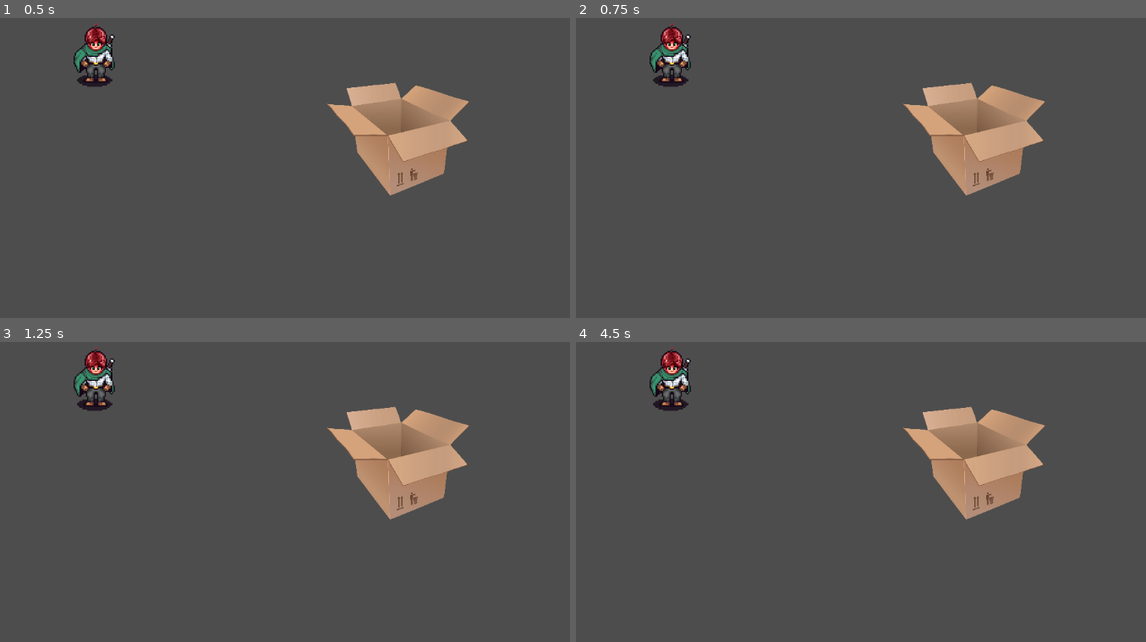
Above: before the commit, frames 1-4 (two rows, left to right).
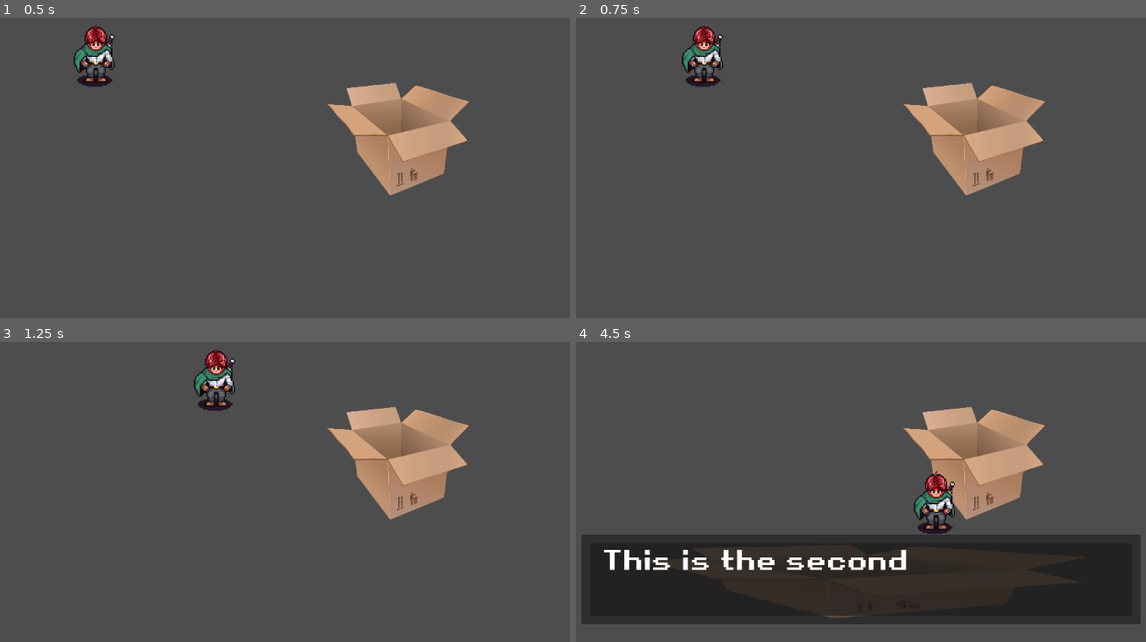
Above: after the commit, the same moments.

Repository: izburger/yldd
Game: Godot game, scene res://Scenes/testscene.tscn
Same seed, same stepped clock (60 frames per second), same inputs: the game is played once before the commit and once after it. The project has no main scene, so this scene is started directly.
Inputs (mouse positions are in pixels of both pictures, inside the frame that each line leads up to):
- Up to frame 1 (0.5 s): no input
- Up to frame 2 (0.75 s): tap Enter (ui_accept) at 0.5 s; move the mouse to (1009, 108) at 0.52 s; press the mouse at (1009, 108) at 0.53 s; hold D (right) from 0.53 s (still down)
- Up to frame 3 (1.25 s): keep holding D (right); tap Enter (ui_accept) at 0.77, 0.8, 1.07 s
- Up to frame 4 (4.5 s): move the mouse to (724, 471) at 1.27 s; release D (right) at 1.28 s; release the mouse at (724, 471) at 1.28 s; hold S (down) 1.28-2.03 s; tap Enter (ui_accept) at 1.35, 1.52, 1.82, 2.3, 3.02, 3.32, 3.5 s; click (724, 471) at 1.55 s; move the mouse to (929, 369) at 2.02 s; press the mouse at (929, 369) at 2.03 s; hold D (right) 2.03-2.78 s; move the mouse to (826, 528) at 2.77 s; release the mouse at (826, 528) at 2.78 s; hold W (up) 2.78-3.53 s; click (826, 528) at 2.85 s; move the mouse to (1066, 510) at 3.52 s; hold Enter (ui_accept) 3.53-4.28 s; hold A (left) from 3.53 s (still down); move the mouse to (655, 396) at 4.27 s; click (655, 396) at 4.35 s

Frame 1 is identical in both runs. In frame 2, 1.8% of the frame differs, in the area x 12-26%, y 1-23%; in frame 3, 1.9%; in frame 4, 31%, in the area x 1-99%, y 1-95%.
Error before the commit: Parse Error: Class "player" hides a global script class. (res://scripts/player.gd:1)

Commit message:
dialogue added with interaction

Diff:
--- a/Scenes/dialog_area.tscn
+++ b/Scenes/dialog_area.tscn
@@ -11,3 +11,4 @@
 [node name="CollisionShape2D" type="CollisionShape2D" parent="."]
 
 [connection signal="area_entered" from="." to="." method="_on_area_entered"]
+[connection signal="area_exited" from="." to="." method="_on_area_exited"]
--- a/Scenes/testscene.tscn
+++ b/Scenes/testscene.tscn
@@ -1,8 +1,9 @@
-[gd_scene load_steps=5 format=3 uid="uid://0uhq0addd2wu"]
+[gd_scene load_steps=6 format=3 uid="uid://0uhq0addd2wu"]
 
 [ext_resource type="PackedScene" uid="uid://cdyvf6l8gho7r" path="res://Assets/Sprites/player/player.tscn" id="1_jq4yq"]
 [ext_resource type="PackedScene" uid="uid://c5e4amjqyslq4" path="res://Scenes/dialog_area.tscn" id="2_eou0i"]
 [ext_resource type="Texture2D" uid="uid://btnm34m3pk7gb" path="res://Assets/Sprites/Items/box.png" id="3_xpjx1"]
+[ext_resource type="PackedScene" uid="uid://hm4sct6i8l81" path="res://UI/dialog_player.tscn" id="4_ftcq8"]
 
 [sub_resource type="RectangleShape2D" id="RectangleShape2D_ayiw1"]
 size = Vector2(243, 201)
@@ -26,4 +27,7 @@
 position = Vector2(1.5, 7.5)
 shape = SubResource("RectangleShape2D_ayiw1")
 
+[node name="DialogPlayer" parent="." instance=ExtResource("4_ftcq8")]
+scene_text_file = "res://Assets/Json/world_interaction_dialog.json"
+
 [editable path="DialogAreaBox"]
--- a/Scripts/dialog_area.gd
+++ b/Scripts/dialog_area.gd
@@ -4,7 +4,7 @@
 var area_active = false
 
 func _input(event):
-	if area_active and event.is_action_pressed("ui_accept"):
+	if area_active and event.is_action_pressed("interact"):
 		SignalBus.emit_signal("display_dialog", dialog_key)
 
 func _on_area_entered(area: Area2D) -> void:
@@ -12,3 +12,4 @@
 
 func _on_area_exited(area: Area2D) -> void:
 	area_active = false
+	print("Exited dialog zone!")
--- a/Scripts/player.gd
+++ b/Scripts/player.gd
@@ -1,6 +1,6 @@
 class_name player extends CharacterBody2D
 
-var move_speed : float = 100.0
+var move_speed : float = 300.0
 
 
 # Called when the node enters the scene tree for the first time.
--- a/UI/dialog_player.gd
+++ b/UI/dialog_player.gd
@@ -1,15 +1,53 @@
 extends CanvasLayer
 
-@export (String, FILE, "*json") var scene_text_file
+@export_file("*.json") var scene_text_file: String
 
 var scene_text = {}
 var selected_text = []
 var in_progress = false
 
-onready var background = $Background
-onready var text_label = $MainText
+@onready var background = $MarginContainer
+@onready var text_label = $MarginContainer/MarginContainer/HBoxContainer/MainText
 
 func _ready():
 	background.visible = false
-	scene_text = load_scene_text()
-	SignalBus.connect("display_dialog", self, "on_display_dialog")
+	scene_text = JSON.parse_string(FileAccess.open(scene_text_file, FileAccess.READ).get_as_text())
+	SignalBus.connect("display_dialog", Callable(self, "on_display_dialog"))
+
+##func load_scene_text() -> Dictionary:
+#	var file := FileAccess.open(scene_text_file, FileAccess.READ)
+#	if file:
+#		var text := file.get_as_text()
+#		var result = JSON.parse_string(text) as Dictionary
+#		if result["error"] == OK:
+#			return result["result"]
+#		else:
+#			push_error("JSON parse error: %s" % result["error_string"])
+#	else:
+#		push_error("Could not open file: %s" % scene_text_file)
+#	return {}
+
+func show_text():
+	text_label.text = selected_text.pop_front()
+
+func next_line():
+	if selected_text.size() > 0:
+		show_text()
+	else:
+		finish()
+
+func finish():
+	text_label.text = ""
+	background.visible = false
+	in_progress = false
+	get_tree().paused = false
+
+func on_display_dialog(dialog_key: String):
+	if in_progress:
+		next_line()
+	else:
+		get_tree().paused = true
+		background.visible = true
+		in_progress = true
+		selected_text = scene_text[dialog_key].duplicate()
+		show_text()
--- a/UI/dialog_player.tscn
+++ b/UI/dialog_player.tscn
@@ -49,7 +49,7 @@
 theme_override_font_sizes/font_size = 40
 text = " "
 
-[node name="Label" type="Label" parent="MarginContainer/MarginContainer/HBoxContainer"]
+[node name="MainText" type="Label" parent="MarginContainer/MarginContainer/HBoxContainer"]
 layout_mode = 2
 size_flags_horizontal = 3
 size_flags_vertical = 1
--- a/assets/sprites/player/player.tscn
+++ b/assets/sprites/player/player.tscn
@@ -1,7 +1,7 @@
 [gd_scene load_steps=5 format=3 uid="uid://cdyvf6l8gho7r"]
 
-[ext_resource type="Script" path="res://scripts/player.gd" id="1_8fmfu"]
 [ext_resource type="Texture2D" uid="uid://d311chli137p4" path="res://Assets/Sprites/player/ExamplePlayerSprite.png" id="1_ffu1e"]
+[ext_resource type="Script" path="res://Scripts/player.gd" id="1_ss6ui"]
 
 [sub_resource type="CircleShape2D" id="CircleShape2D_r2luu"]
 
@@ -9,7 +9,7 @@
 size = Vector2(20, 54)
 
 [node name="Player" type="CharacterBody2D"]
-script = ExtResource("1_8fmfu")
+script = ExtResource("1_ss6ui")
 
 [node name="CollisionShape2D" type="CollisionShape2D" parent="."]
 shape = SubResource("CircleShape2D_r2luu")
